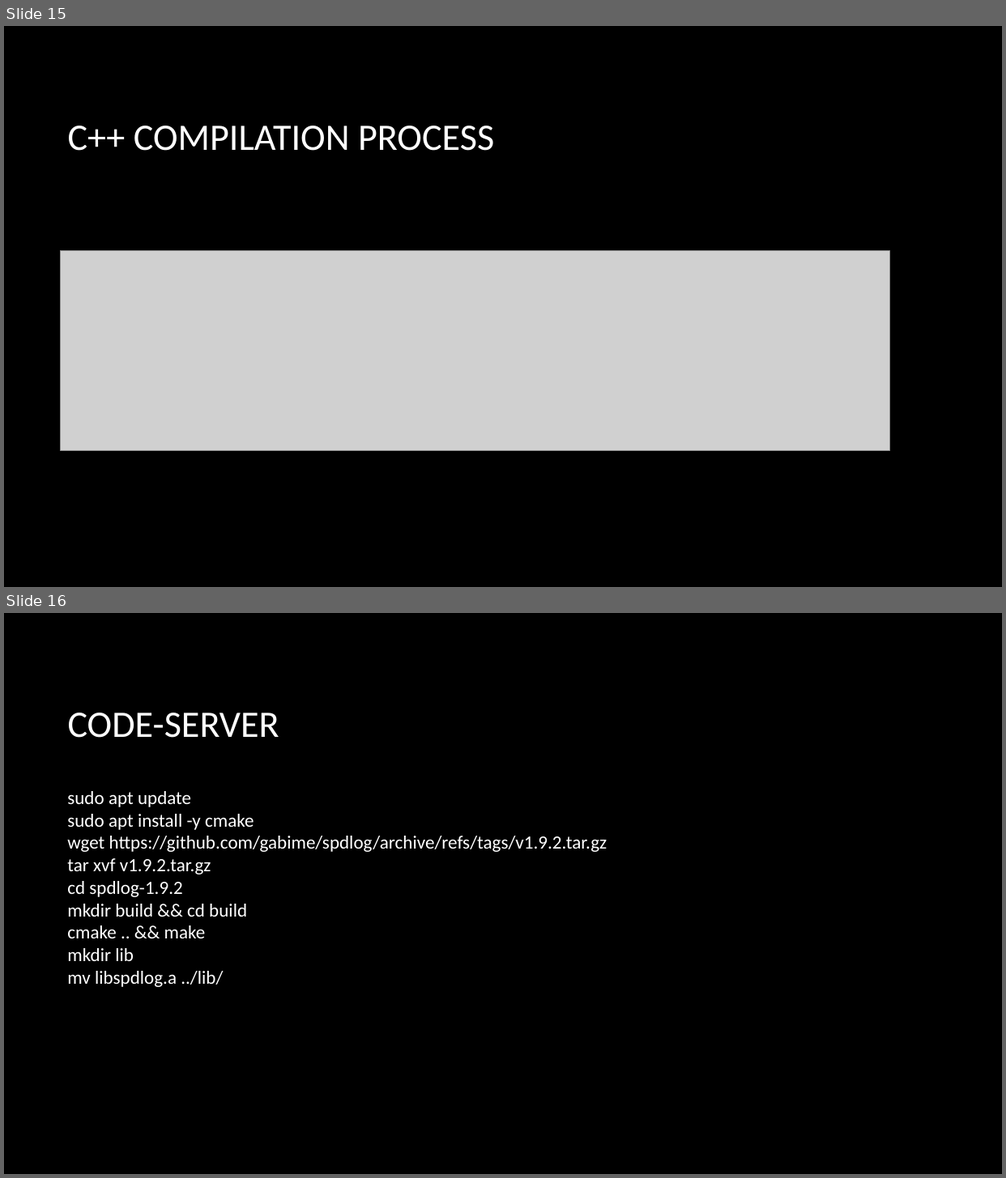
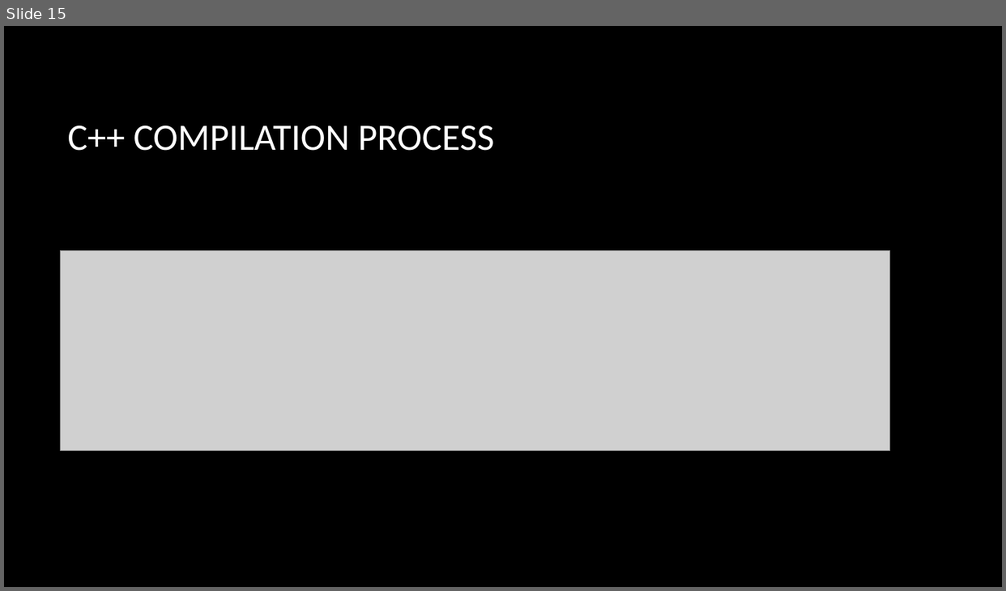
Before and after one commit to CNOCycle/cpp_tutorial, a slide deck: lab02/00-lab02.pptx. Shown one above the other, each under a label of ours: slides 15 and 16 before the commit, slide 15 after it. The pictures are 1006x1178 and 1006x591 pixels, drawn with LibreOffice and Linux fonts; fonts in the diff are those of the drawing; grey boxes stand for pictures; background and template pictures are left out. Boxes give left, top, right and bottom in pixels: in the first picture for what was removed or moved away, otherwise in the second. Text is boxed around its words. In the diff, an @@ line names an element or a change of style, - is before the commit and + after.

```diff
--- a/lab02/00-lab02.pptx
+++ b/lab02/00-lab02.pptx
@@ slide 16 removed at [4, 613, 1002, 1174], background picture (left out) @@
@@ title removed at [68, 713, 279, 738] @@
-CODE-SERVER
@@ text removed at [67, 791, 607, 987] @@
-sudo apt update
-sudo apt install -y cmake
-wget https://github.com/gabime/spdlog/archive/refs/tags/v1.9.2.tar.gz
-tar xvf v1.9.2.tar.gz
-cd spdlog-1.9.2
-mkdir build && cd build
-cmake .. && make
-mkdir lib
-mv libspdlog.a ../lib/
```
Also in this commit, not shown: 1 slide changed, 2 other files.
